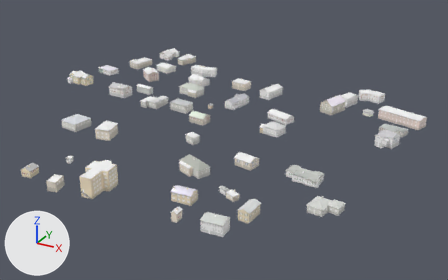
What one commit did to the glTF model world/buildings/b_-13_-2.glb.
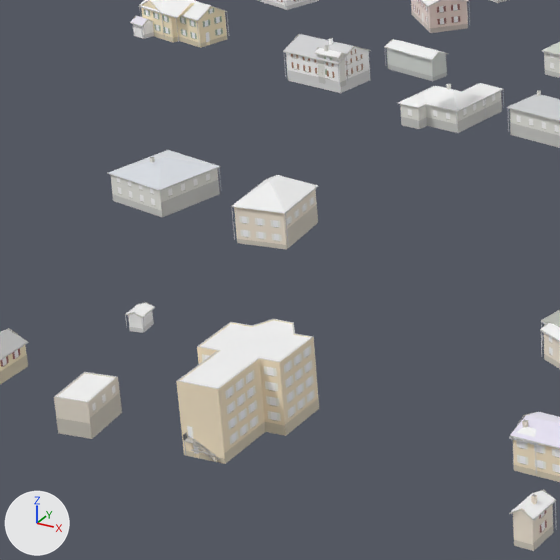
There are two pictures of each version: one whole from a 50 mm camera at (-2987.1, 9.9, 650.3) aimed at (-3188.7, 376.4, 467.0), one close up on the part from 7% to 41% of the width and 26% to 81% of the height. Every picture has the same lights, and +X, +Y and +Z are marked at lower left. The first two pictures are the older version. Vertices at exactly the same position are counted once.

In view in the first close-up: 'bld'.
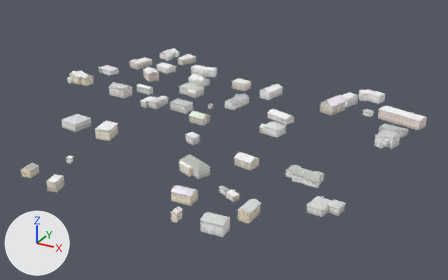
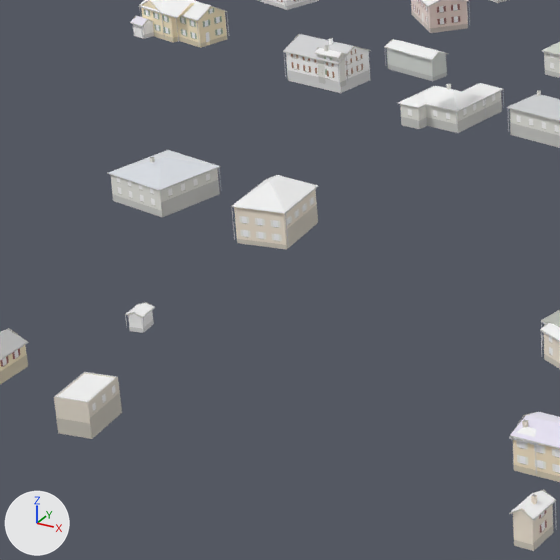
Pixel boxes [x1, y1, x2, y2] of what changed, in the close-ups (560 x 560 px):
part 1 of me_bld, deleted
    before: [176, 319, 319, 464]

Edits to the bpy script that builds the scene:
```text
Change me_bld:
    used by ob_bld; location = (0.0, 0.0, 0.0)
    remove me_bld.from_pydata(...)  # 21482 vertices, 15222 faces; spans x -3330.0..-3062.0, y 253.0..510.0, z 468.0..501.0
    add me_bld.from_pydata(...)  # 19450 vertices, 13640 faces; spans x -3330.0..-3062.0, y 253.0..510.0, z 468.0..501.0
    me_bld part 1: 348 loose pieces with 2032 vertices, spanning x -3225.0..-3208.0, y 254.0..281.0, z 470.0..484.0, are deleted
```
